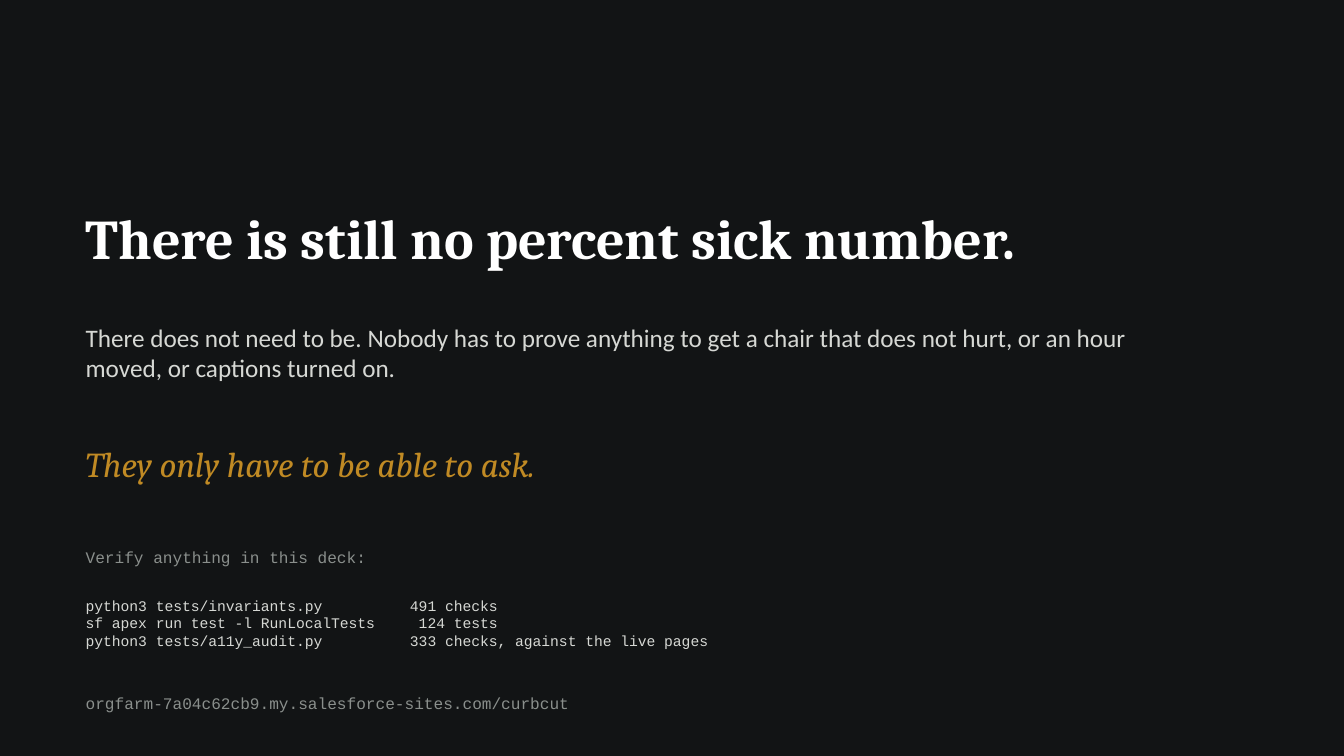
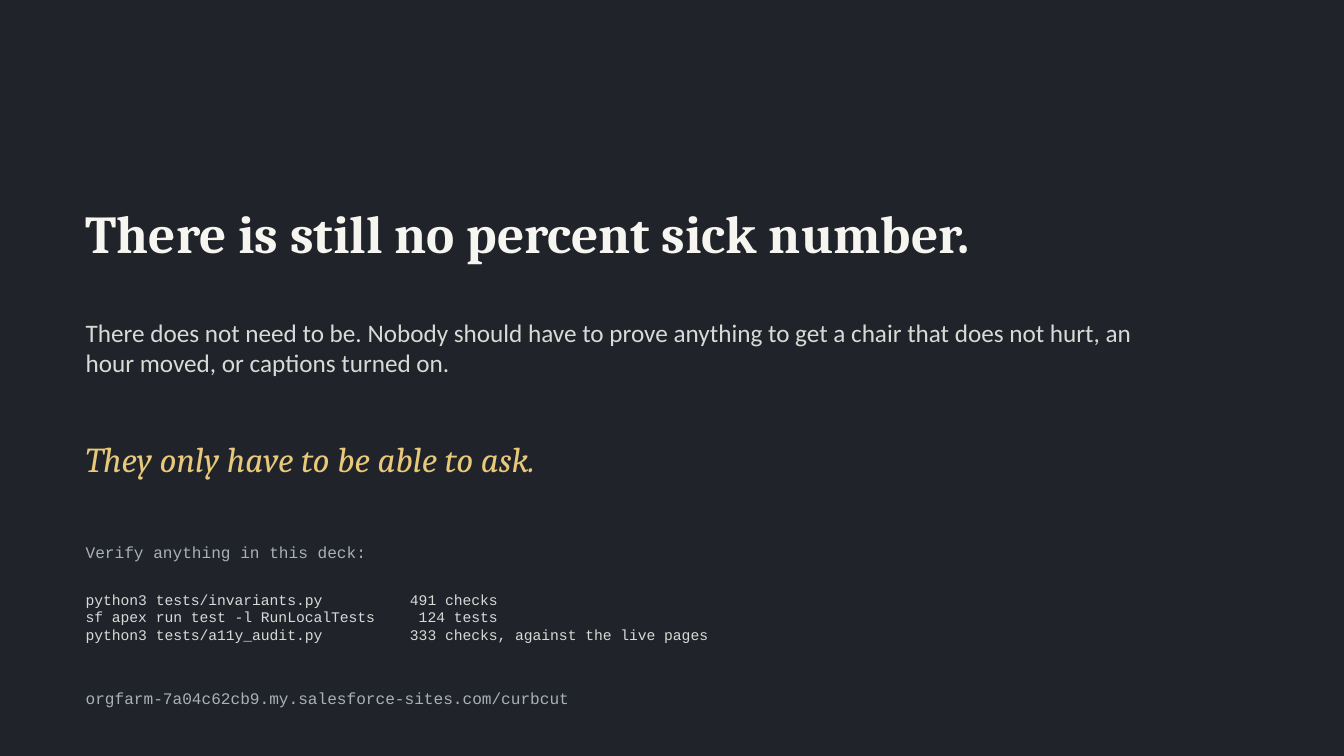
Before and after one commit to parthsevak2/curb-cut, a slide deck: slide 22 of submission/Curb-Cut.pptx (slide 19 before the commit). Drawn at 1344x756 pixels with LibreOffice and Linux fonts; fonts in the diff are those of the drawing. Boxes give left, top, right and bottom in pixels: in the first picture for what was removed or moved away, otherwise in the second. Text is boxed around its words. In the diff, an @@ line names an element or a change of style, - is before the commit and + after.

```diff
--- a/submission/Curb-Cut.pptx
+++ b/submission/Curb-Cut.pptx
@@ background #121415 to #20242A @@
@@ text "There is still no percent ..." at [86,216,970,264]: size 40 to 38 pt, text colour #FFFFFF to #F7F5EF @@
@@ text at [86,324,1131,376]: text changed; text colour #D6D8D4 to #D8DAD6 @@
-There does not need to be. Nobody has to prove anything to get a chair that does not hurt, or an hour moved, or captions turned on.
+There does not need to be. Nobody should have to prove anything to get a chair that does not hurt, an hour moved, or captions turned on.
@@ text "They only have to be ..." at [86,447,535,480]: text colour #C08A24 to #E8C87A @@
@@ text "Verify anything in this deck:" at [86,546,366,562]: text colour #8A8F8C to #A9B0B6 @@
@@ text "python3 tests/invariants.py 491 checks" at [86,594,708,643]: text colour #D6D8D4 to #D8DAD6 @@
@@ text "orgfarm-7a04c62cb9.my.salesforce-sites.com/curbcut" at [86,692,569,708]: text colour #8A8F8C to #A9B0B6 @@
```
Also in this commit, not shown: 18 other slides changed, 3 slides added, 1 other file.
